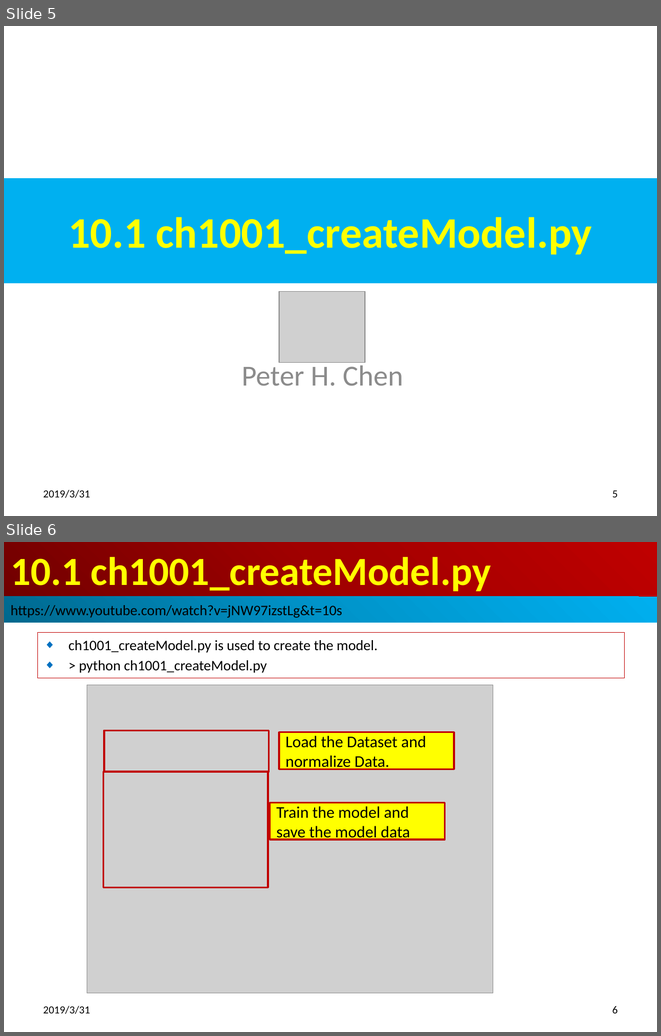
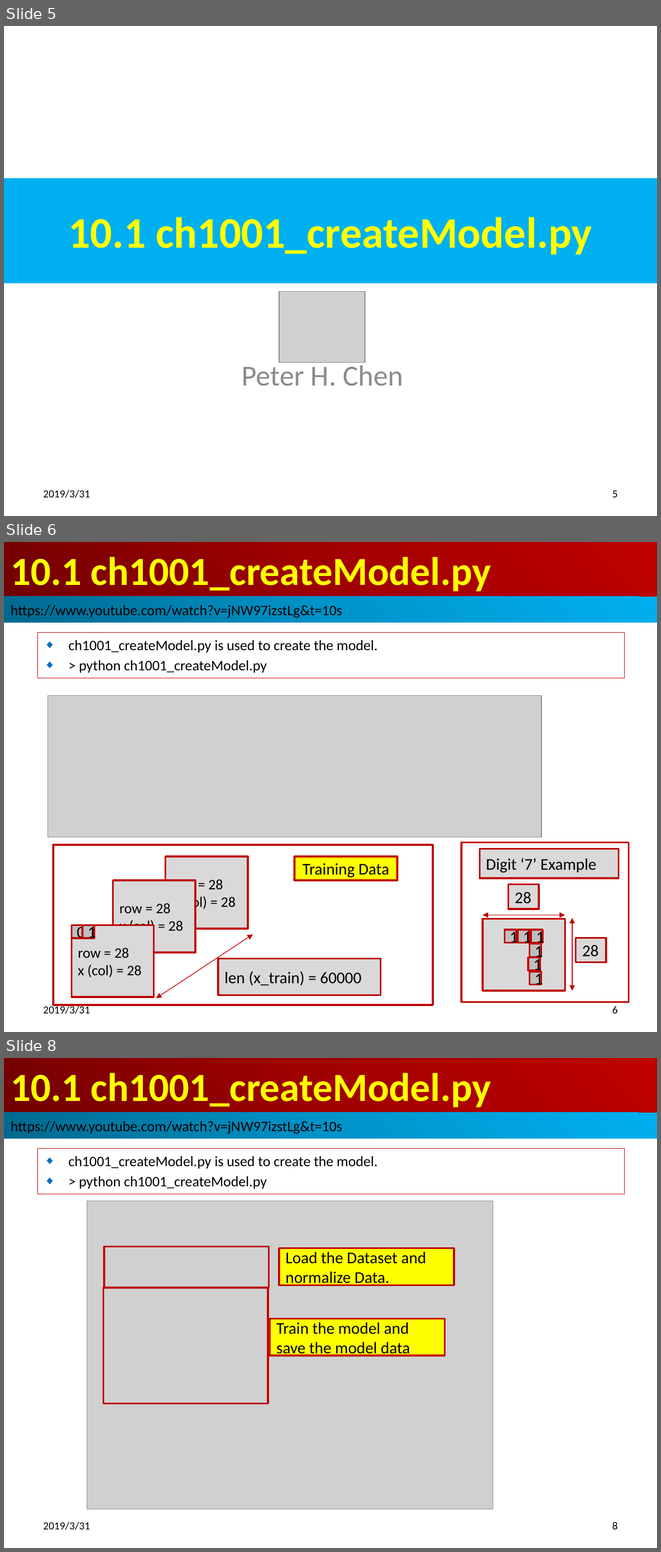
Before and after one commit to peterhchen/100-TensorFlow-DeepLearning-Basic, a slide deck: ch10_DataModel/ch10_Proj_Number-Guesser/ch10_Number_Guesser.pptx. Shown one above the other, each under a label of ours: slides 5 and 6 before the commit, slides 5, 6 and 8 after it; the slides between them are not shown. The pictures are 661x1036 and 661x1552 pixels, drawn with LibreOffice and Linux fonts; fonts in the diff are those of the drawing; grey boxes stand for pictures. Boxes give left, top, right and bottom in pixels: in the first picture for what was removed or moved away, otherwise in the second. Text is boxed around its words. In the diff, an @@ line names an element or a change of style, - is before the commit and + after.

```diff
--- a/ch10_DataModel/ch10_Proj_Number-Guesser/ch10_Number_Guesser.pptx
+++ b/ch10_DataModel/ch10_Proj_Number-Guesser/ch10_Number_Guesser.pptx
@@ slide 6 added at (x1=4, y1=542, x2=657, y2=1032), background #FFFFFF @@
@@ title added at (x1=4, y1=542, x2=657, y2=597), fill gradient #720000 to #A20000 to #C00000, 44 pt, text #FFFF00, bold @@
+10.1 ch1001_createModel.py
@@ rectangle added at (x1=4, y1=597, x2=657, y2=623), fill gradient #00688E to #0094CA to #00B0F0, 16 pt, text #000000 @@
+https://www.youtube.com/watch?v=jNW97izstLg&t=10s
@@ subtitle added at (x1=37, y1=633, x2=624, y2=678), outline #C00000 0.75 pt, 16 pt, text #000000 @@
+◆ ch1001_createModel.py is used to create the model.
+◆ > python ch1001_createModel.py
@@ picture added at (x1=48, y1=696, x2=541, y2=837) @@
@@ rectangle added at (x1=461, y1=843, x2=628, y2=1002), outline #C00000 2 pt @@
@@ rectangle added at (x1=54, y1=844, x2=433, y2=1004), outline #C00000 2 pt @@
@@ rectangle added at (x1=165, y1=856, x2=248, y2=928), fill #D9D9D9, outline #C00000 2 pt, 16 pt, text #000000 @@
+row = 28
+x (col) = 28
@@ rectangle added at (x1=294, y1=856, x2=397, y2=880), fill #FFFF00, outline #C00000 2 pt, 18 pt, text #000000 @@
+Training Data
@@ rectangle added at (x1=479, y1=849, x2=618, y2=878), fill #D9D9D9, outline #C00000 2 pt, 18 pt, text #000000 @@
+Digit ‘7’ Example
@@ rectangle added at (x1=113, y1=880, x2=195, y2=952), fill #D9D9D9, outline #C00000 2 pt, 16 pt, text #000000 @@
+row = 28
+x (col) = 28
@@ rectangle added at (x1=508, y1=884, x2=538, y2=909), fill #D9D9D9, outline #C00000 2 pt, 18 pt, text #000000 @@
+28
@@ rectangle added at (x1=483, y1=919, x2=565, y2=990), fill #D9D9D9, outline #C00000 2 pt @@
@@ double arrow added from (565, 915) to (483, 915), #C00000 0.75 pt @@
@@ double arrow added from (572, 990) to (572, 917), #C00000 0.75 pt @@
@@ rectangle added at (x1=71, y1=925, x2=153, y2=996), fill #D9D9D9, outline #C00000 2 pt, 16 pt, text #000000 @@
+row = 28
+x (col) = 28
@@ rectangle added at (x1=71, y1=925, x2=83, y2=938), fill #BFBFBF, outline #C00000 2 pt, 18 pt, text #000000 @@
+0
@@ rectangle added at (x1=82, y1=925, x2=94, y2=938), fill #BFBFBF, outline #C00000 2 pt, 18 pt, text #000000 @@
+1
@@ double arrow added from (253, 934) to (156, 998), #C00000 0.75 pt @@
@@ rectangle added at (x1=504, y1=929, x2=516, y2=942), fill #BFBFBF, outline #C00000 2 pt, 18 pt, text #000000 @@
+1
@@ rectangle added at (x1=518, y1=929, x2=530, y2=942), fill #BFBFBF, outline #C00000 2 pt, 18 pt, text #000000 @@
+1
@@ rectangle added at (x1=531, y1=929, x2=542, y2=942), fill #BFBFBF, outline #C00000 2 pt, 18 pt, text #000000 @@
+1
@@ rectangle added at (x1=576, y1=938, x2=606, y2=962), fill #D9D9D9, outline #C00000 2 pt, 18 pt, text #000000 @@
+28
@@ rectangle added at (x1=530, y1=944, x2=541, y2=956), fill #BFBFBF, outline #C00000 2 pt, 18 pt, text #000000 @@
+1
@@ rectangle added at (x1=218, y1=959, x2=381, y2=995), fill #D9D9D9, outline #C00000 2 pt, 18 pt, text #000000 @@
+len (x_train) = 60000
@@ rectangle added at (x1=528, y1=958, x2=540, y2=970), fill #BFBFBF, outline #C00000 2 pt, 18 pt, text #000000 @@
+1
@@ rectangle added at (x1=530, y1=972, x2=541, y2=985), fill #BFBFBF, outline #C00000 2 pt, 18 pt, text #000000 @@
+1
@@ text added at (x1=43, y1=1004, x2=90, y2=1014), 12 pt, text #000000 @@
+2019/3/31
@@ page number added at (x1=612, y1=1006, x2=618, y2=1013), 12 pt, text #000000 @@
+6
@@ what was slide 6 is now slide 8 @@
@@ page number at (x1=612, y1=1522, x2=618, y2=1529): text changed @@
-6
+8
```
Also in this commit, not shown: 3 other slides added, 2 other files.
